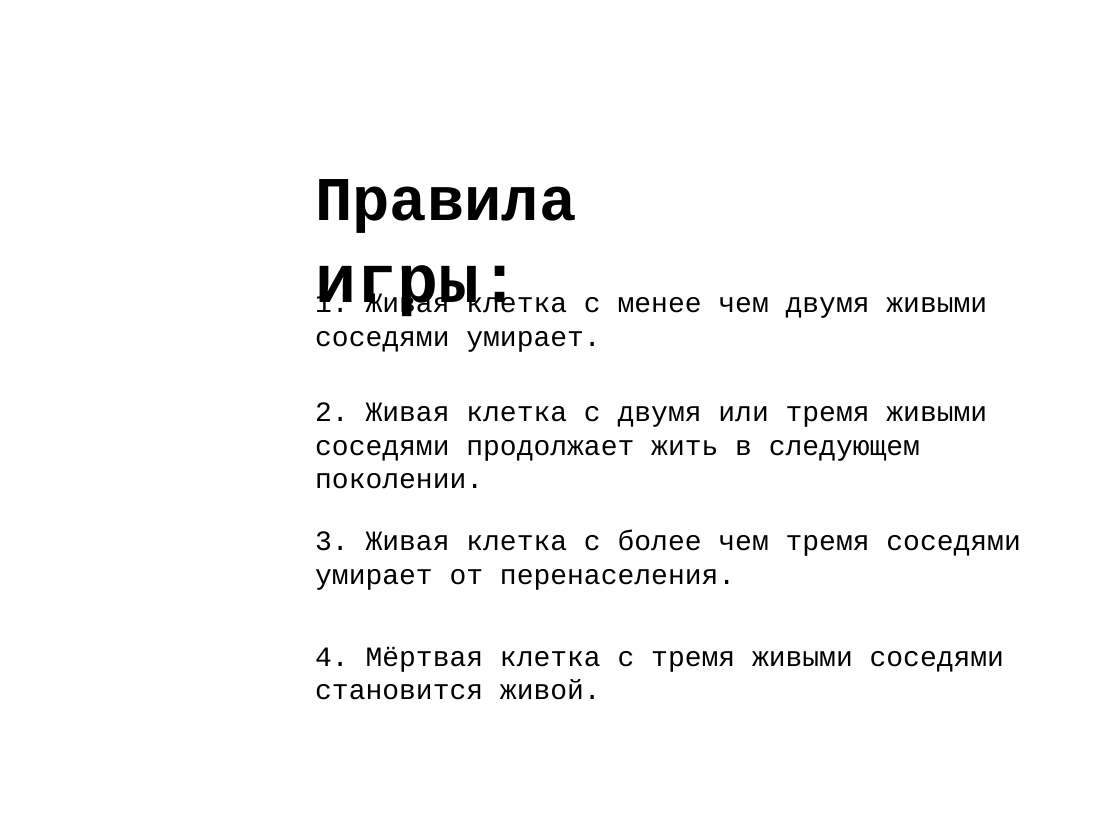
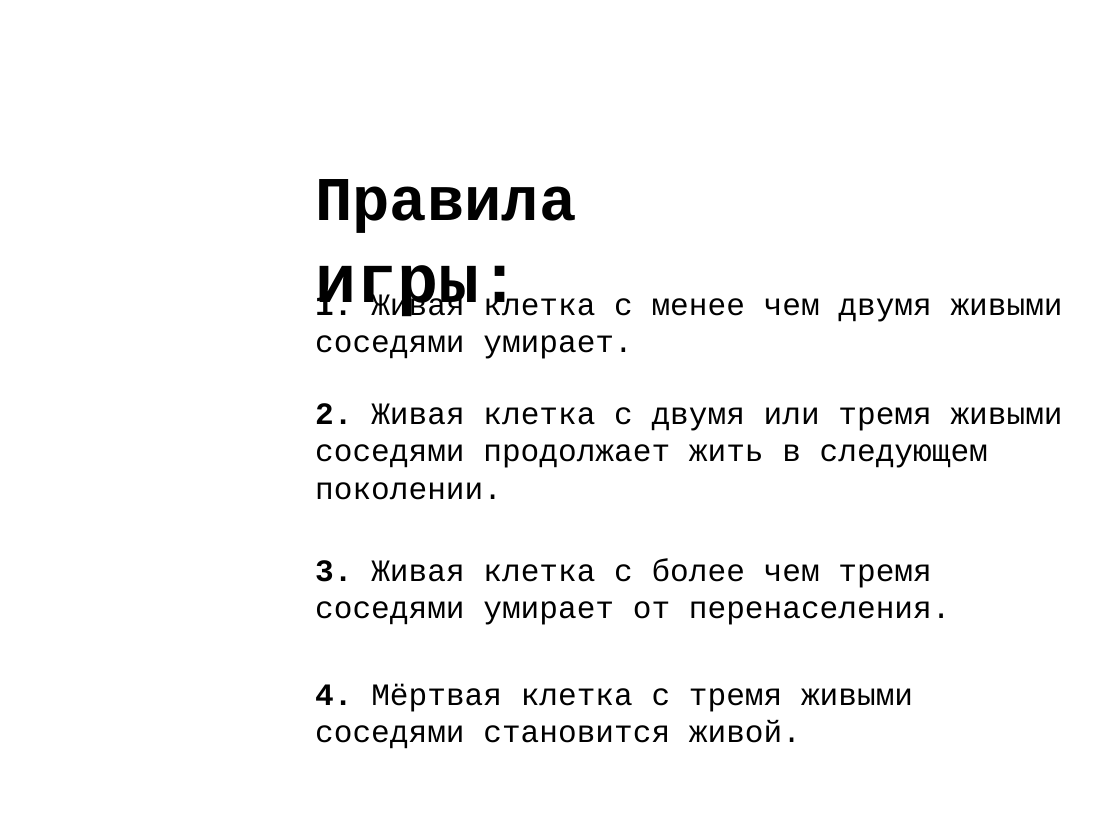
Before and after one commit to Rineyar/CdM-LifeTheGame, a slide deck: slide 2 of GameOfLife.pptx. Drawn at 1120x840 pixels with LibreOffice and Linux fonts; fonts in the diff are those of the drawing; background and template pictures are left out. Boxes give left, top, right and bottom in pixels: in the first picture for what was removed or moved away, otherwise in the second. Text is boxed around its words. In the diff, an @@ line names an element or a change of style, - is before the commit and + after.

```diff
--- a/GameOfLife.pptx
+++ b/GameOfLife.pptx
@@ text "1. Живая клетка с менее ..." at (315, 293, 1063, 359): size 18 to 20 pt; bold on in "1." @@
@@ text "2. Живая клетка с двумя ..." at (315, 403, 1063, 500): size 18 to 20 pt; bold on in "2." @@
@@ text "3. Живая клетка с более ...": place and size @@
-text "3. Живая клетка с более ..." at (315, 530, 1020, 590)
+text "3. Живая клетка с более ..." at (315, 559, 951, 625)
@@ text "3. Живая клетка с более ..." at (315, 559, 951, 625): size 18 to 20 pt; bold on in "3." @@
@@ text "4. Мёртвая клетка с тремя ...": place and size @@
-text "4. Мёртвая клетка с тремя ..." at (315, 646, 1004, 700)
+text "4. Мёртвая клетка с тремя ..." at (315, 683, 913, 749)
@@ text "4. Мёртвая клетка с тремя ..." at (315, 683, 913, 749): size 18 to 20 pt; bold on in "4." @@
```
Also in this commit, not shown: 3 other slides changed, 4 slides added, 1 slide removed.
